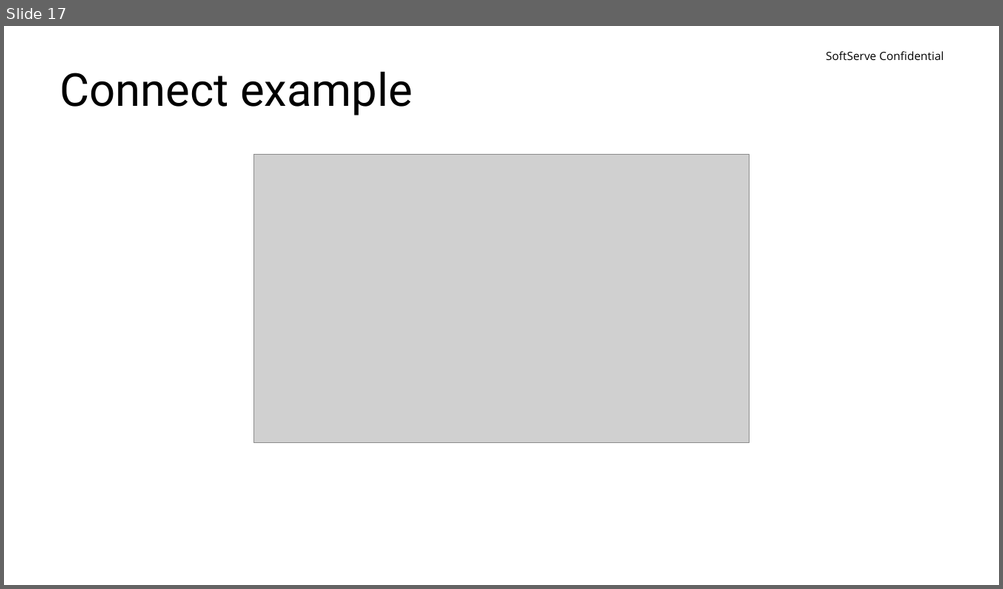
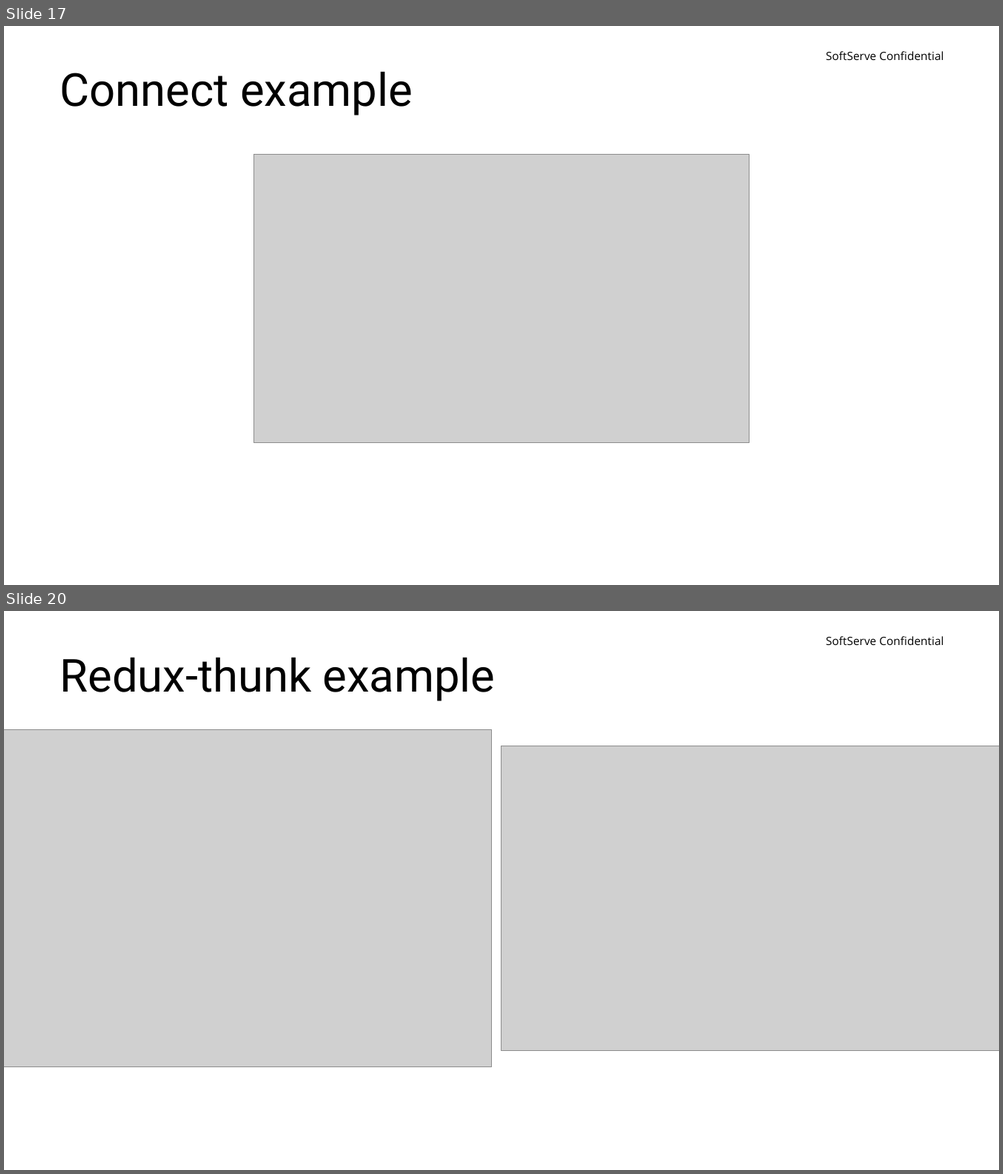
Before and after one commit to yuriiholskiy/Lv-469.node, a slide deck: perfomances/redux-intro(Yurii Holskyi).pptx. Shown one above the other, each under a label of ours: slide 17 before the commit, slides 17 and 20 after it; the slides between them are not shown. The pictures are 1003x589 and 1003x1174 pixels, drawn with LibreOffice and Linux fonts; fonts in the diff are those of the drawing; grey boxes stand for pictures; background and template pictures are left out. Boxes give left, top, right and bottom in pixels: in the first picture for what was removed or moved away, otherwise in the second. Text is boxed around its words. In the diff, an @@ line names an element or a change of style, - is before the commit and + after.

Commit message:
work on redux perfomance + webtask

```diff
--- a/perfomances/redux-intro(Yurii Holskyi).pptx
+++ b/perfomances/redux-intro(Yurii Holskyi).pptx
@@ slide 20 added at [4,611,999,1170], background #FFFFFF; not listed: 1 template element that a slide beside it also shows @@
@@ title added at [60,657,495,701], 44 pt, text #000000 @@
+Redux-thunk example
@@ picture added at [4,729,491,1068] @@
@@ picture added at [502,746,999,1051] @@
```
Also in this commit, not shown: 2 other slides added, 4 other files.
